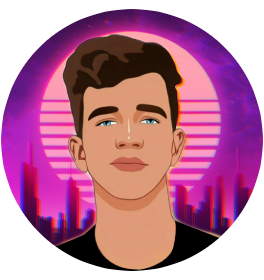
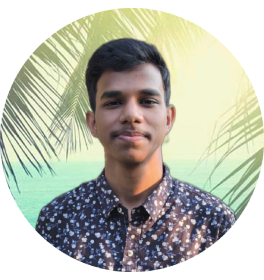
Layer changes from the first 264 × 280 image to the second:
added layer "avinash-prasad-profile-pic" above "with black tshirt copy" over [0, 8, 264, 272]
